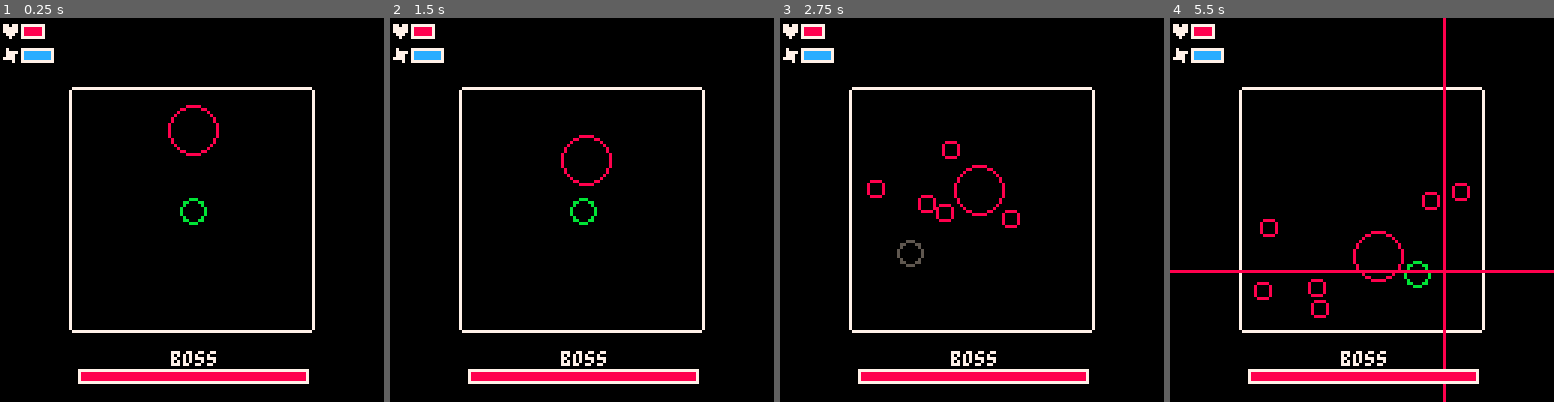
Above: before the commit, frames 1-4 (left to right).
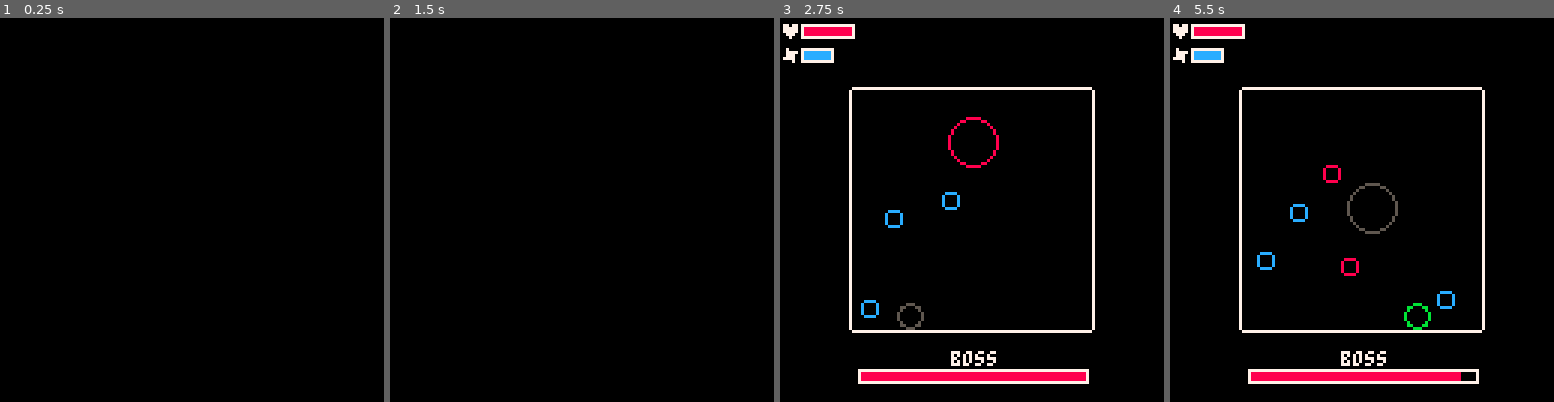
Above: after the commit, the same moments.

Repository: Aethari/Carts
Game: PICO-8 cartridge souls.p8
The game is run twice, just before and just after one commit, with the same random seed, the same clock (stepped at 60 frames per second) and the same inputs.
Inputs:
- Up to frame 1 (0.25 s): no input
- Up to frame 2 (1.5 s): tap X (X key) at 1.07 s
- Up to frame 3 (2.75 s): hold Left 1.97-2.37 s; tap X (X key) at 2.07, 2.4, 2.73 s; hold Down from 2.42 s (still down)
- Up to frame 4 (5.5 s): release Down at 2.82 s; hold Right 2.87-3.53 s; tap X (X key) every 0.33 s from 3.07 to 5.4 s; hold Up 3.58-4.08 s; hold Right 4.13-4.53 s; hold Down 4.58-5.08 s; hold Left from 5.13 s (still down)

The runs differ from the first frame. In frame 1, 5.7% of the frame differs, in the area x 0-83%, y 1-96%; in frame 2, 5.7%; in frame 3, 1.8%; in frame 4, 3.7%.

Commit message:
souls.p8: day 3 complete, working on menu

Diff:
--- a/souls.p8
+++ b/souls.p8
@@ -6,31 +6,32 @@
 
 --[[
 todo:
-- refactor cubes into one
-  single cube table, then
-  only add the cube to the
-  relevant table.
 - add a timer (5s countdown?)
   before anything can update
   in the _update function
-- stop player collision from
-  clipping into wall - when
-  collision is detected, set
-  player pos to be on the edge
-  of the wall
-- make the directions of the
-  random lasers always be in
-  different directions
-- make the random lasers shoot
-  in the player's general
-  direction?
+- find a way to telegraph which
+  attack will be used (draw in
+  gray several frames before
+  turning red)?
+- make a "quit run" menu item
+  which takes the player back
+  to the main menu
+- add a screen shake when the
+  player is hit
+- make the player's inv bar
+  (when they get hit) go
+  backwards instead of forwards
 
 other notes:
-- for player damage, just check
-  for collision with red pixels
 - for boss damage, just check
   for collision with blue
   pixels
+
+future improvements:
+- add a way for the player to
+  regain health
+- remove the corners on the
+  bars?
 ]]
 
 -- general functions
@@ -49,41 +50,18 @@
 end
 
 -- instance management
-enemies = {}
-friends = {}
+cubes = {}
+
+-- friend spawning timer
+ftmax = 540
+ft = ftmax
 
 -->8
--- friendly cube
-fc = {}
-fc.__index = fc
-
-function fc:update()
-end
-
-function fc:draw()
-end
-
-function fc:new(x,y)
-	local inst = {}
-	setmetatable(inst, fc)
-
-	inst.sprite = 1
-
-	inst.x = x
-	inst.y = y
-
-	inst.dir = rnd(360)
-
-	return inst
-end
-
-
--->8
--- enemy cube
-ec = {}
-ec.__index = ec
-
-function ec:update()
+-- cube base
+cube = {}
+cube.__index = cube
+
+function cube:update()
 	self.life -= 1
 
 	if self.life <= 0 then
@@ -127,7 +105,7 @@
 	self.y += dy
 end
 
-function ec:draw()
+function cube:draw()
 	local s = self.sprite
 	local x = self.x
 	local y = self.y
@@ -135,16 +113,16 @@
 	spr(s, x, y)
 end
 
-function ec:new(x,y)
+function cube:new(x,y,s)
 	local inst = {}
-	setmetatable(inst, ec)
-
-	inst.sprite = 2
+	setmetatable(inst, cube)
 
 	inst.x = x
 	inst.y = y
 
-	inst.speed = .9
+	inst.sprite = s
+
+	inst.speed = .8
 
 	inst.xdir = rnd(2)-1
 	inst.ydir = rnd(2)-1
@@ -161,24 +139,58 @@
 -- player
 p = {
 	x = 64,
-	y = 64,
+	y = 96,
 	dx = 0,
 	dy = 0,
 
 	col = 11,
 	inv = false,
+	-- the amount of frames that
+	-- the player is invincible
+	-- after getting hit
+	invmax = 100,
 
 	speed = .125,
 	maxspeed = .8,
 
-	mhp = 5,
-	hp = 5,
+	mhp = 15,
+	hp = 15,
 
 	mst = 10,
 	st = 10,
 
+	-- friend count
+	fc = 3,
+
 	dmg = 5
 }
+
+-- when the player is hit
+function p.hit()
+	p.hp -= 1
+
+	-- provide 2 seconds of
+	-- invincibility
+	p.inv = true
+	p.col = 13
+	p.invtimer = 0
+	p.runtimer = true
+end
+
+function p.spawnfriends()
+	for i=1, p.fc do
+		local fc = cube:new(
+			p.x-4,
+			p.y-4,
+			1
+		)
+		fc.life = randr(300,420)
+		add(cubes, fc)
+	end
+end
+
+function p.death()
+end
 
 function p.draw()
 	circ(p.x,p.y,4,p.col)
@@ -221,15 +233,15 @@
 
 	-- left/right collision
 	if
-		col(p.x-5, p.y) or
-		col(p.x-5, p.y+7)
+		col(p.x-5, p.y-4) or
+		col(p.x-5, p.y+4)
 	then
 		if p.dx < 0 then
 			p.dx = 0
 		end
 	elseif
-		col(p.x+5, p.y) or
-		col(p.x+5, p.y+7)
+		col(p.x+5, p.y-4) or
+		col(p.x+5, p.y+4)
 	then
 		if p.dx > 0 then
 			p.dx = 0
@@ -238,15 +250,15 @@
 
 	-- up/down collision
 	if
-		col(p.x, p.y-5) or
-		col(p.x+7, p.y-5)
+		col(p.x-4, p.y-5) or
+		col(p.x+4, p.y-5)
 	then
 		if p.dy < 0 then
 			p.dy = 0
 		end
 	elseif
-		col(p.x, p.y+5) or
-		col(p.x+7, p.y+5)
+		col(p.x-4, p.y+5) or
+		col(p.x+4, p.y+5)
 	then
 		if p.dy > 0 then
 			p.dy = 0
@@ -259,8 +271,9 @@
 		p.st > 0
 	then
 		p.inv = true
+		p.col = 5
 		p.st -= .225
-	else
+	elseif not p.runtimer then
 		p.inv = false
 		if p.st < p.mst then
 			p.st += .07
@@ -271,6 +284,35 @@
 	p.y += p.dy
 end
 
+function p.update()
+	if p.hp <= 0 then
+		p.death()
+	end
+
+	if p.runtimer then
+		if p.invtimer < p.invmax then
+			p.invtimer += 1
+		else
+			p.runtimer = false
+			p.invtimer = 0
+			p.inv = false
+		end
+	end
+
+	if not p.inv then
+		local hit = false
+		for y = p.y-4, p.y+4 do
+			for x = p.x-4, p.x+4 do
+				if pget(x,y) == 8 then
+					p.hit()
+					hit = true
+					break
+				end
+				if hit then break end
+			end
+		end
+	end
+end
 -->8
 -- boss
 b = {
@@ -291,6 +333,9 @@
 	atk = false,
 	canatk = false,
 	atktimer = 0,
+
+	inv = false,
+	invmax = 180,
 
 	-- a general purpose timer for
 	-- whatever you need it for
@@ -298,6 +343,9 @@
 	timermax = 0,
 	runtimer = false
 }
+
+function b.death()
+end
 
 function b.draw()
 	circ(b.x,b.y,8,b.col)
@@ -329,7 +377,7 @@
 	b.y += dy
 
 	if not b.atk then
-		if b.atktimer >= 100 then
+		if b.atktimer >= 115 then
 			b.canatk = true
 		end
 		b.atktimer += 1
@@ -342,24 +390,25 @@
 		local rand = rnd()
 
 		if rand < .3 then
-			local cnt = randr(3,5)
+			local cnt = randr(1,3)
 
 			for i=0,cnt do
-				local en = ec:new(
+				local en = cube:new(
 					b.x-3,
-					b.y-4
+					b.y-4,
+					2
 				)
-				add(enemies, en)
+				add(cubes, en)
 			end
 
 			b.atk = false
 			b.atktimer = 0
 		elseif rand < .5 then
-			b.timermax = 40
+			b.timermax = 64
 
 			b.atkpos = randr(
-				p.y-8,
-				p.y+8
+				p.y-16,
+				p.y+16
 			)
 
 			b.draw2 = true
@@ -368,16 +417,16 @@
 			b.atk = false
 			b.atktimer = 0
 		elseif rand < .7 then
-			b.timermax = 40
+			b.timermax = 64
 
 			b.atkpos = randr(
-				p.y-8,
-				p.y+8
+				p.y-16,
+				p.y+16
 			)
 
 			b.atkpos2 = randr(
-				p.x-8,
-				p.x+8
+				p.x-16,
+				p.x+16
 			)
 
 			b.draw3 = true
@@ -386,8 +435,8 @@
 			b.atk = false
 			b.atktimer = 0
 		elseif rand < .9 then
-			b.timermax = 40
-			local cnt = randr(2,5)
+			b.timermax = 64
+			local cnt = randr(2,4)
 
 			lasers = {}
 
@@ -404,29 +453,30 @@
 			b.atk = false
 			b.atktimer = 0
 		elseif rand < 1 then
-			b.timermax = 40
-
-			local cnt = randr(3,5)
+			b.timermax = 64
+
+			local cnt = randr(1,3)
 
 			for i=0,cnt do
-				local en = ec:new(
+				local en = cube:new(
 					b.x-3,
-					b.y-4
+					b.y-4,
+					2
 				)
-				add(enemies, en)
+				add(cubes, en)
 			end
 
 			b.atkpos = randr(
-				p.y-8,
-				p.y+8
+				p.y-16,
+				p.y+16
 			)
 
 			b.atkpos2 = randr(
-				p.x-8,
-				p.x+8
+				p.x-16,
+				p.x+16
 			)
 
-			cnt = randr(2,5)
+			cnt = randr(2,4)
 
 			lasers = {}
 
@@ -459,46 +509,126 @@
 			b.draw5 = false
 		end
 	end
-end
-
+
+	if b.hp <= 0 then
+		b.death()
+	end
+
+	if b.runinvtimer then
+		if b.invtimer < b.invmax then
+			b.invtimer += 1
+		else
+			b.runinvtimer = false
+			b.invtimer = 0
+			b.inv = false
+		end
+	end
+
+	if not b.inv then
+		local hit = false
+		for y = b.y-8, b.y+8 do
+			for x = b.x-8, b.x+8 do
+				if pget(x,y) == 12 then
+					b.hp -= p.dmg
+
+					b.inv = true
+					b.col = 5
+					b.invtimer = 0
+					b.runinvtimer = true
+					break
+				end
+				if hit then break end
+			end
+		end
+	end
+end
+
+-->8
+-- menu
+m = {
+	-- whether or not to update/
+	-- draw the menu
+	u = true,
+	d = true,
+}
+
+function m.update()
+	-- left/right
+	if btnp(0) then
+		m.u = false
+		m.d = false
+	elseif btnp(1) then
+	end
+
+	-- up/down
+	if btnp(2) then
+	elseif btnp(3) then
+	end
+end
+
+function m.draw()
+	cls(0)
+end
 -->8
 -- pico functions
-function _update60()
+function _init()
+	music(00)
+end
+
+function updategame()
+ -- spawn friends every 10
+ -- seconds
+ if ft >= ftmax then
+ 	p.spawnfriends()
+ 	ft = 0
+ else
+ 	ft = ft + 1
+ end
+
 	p.input()
 
-	foreach(friends, function(f)
-		f:update()
+	b.update()
+	foreach(cubes, function(c)
+		c:update()
+
+		if c.dead then
+			del(cubes, c)
+		end
 	end)
 
-	b.update()
-	foreach(enemies, function(e)
-		e:update()
-
-		if e.dead then
-			del(enemies, e)
-		end
-	end)
-
-	if p.inv then
-		p.col = 5
-	else
+	p.update()
+
+	if not p.inv then
 		p.col = 11
 	end
-end
-
-function _draw()
+
+	if not b.inv then
+		b.col = 8
+	end
+end
+
+function drawgame()
 	cls(0)
 
 	map(0,0,0,0,17,17)
 
 	b.draw()
-	foreach(friends, function(f)
-		f:draw()
-	end)
-
 	p.draw()
-	foreach(enemies, function(e)
-		e:draw()
+
+	if p.runtimer then
+		local percent = p.invtimer/p.invmax
+		local w = percent*8
+		line(
+			p.x-4,
+			p.y+6,
+			w+p.x-4,
+			p.y+6,
+			11
+		)
+	end
+
+	foreach(cubes, function(c)
+		c:draw()
 	end)
 
 	-- boss attacks
@@ -510,7 +640,8 @@
 			b.atkpos,
 			8
 		)
-	elseif b.draw3 then
+	end
+	if b.draw3 then
 		line(
 			0,
 			b.atkpos,
@@ -525,7 +656,8 @@
 			(b.timer*5),
 			8
 		)
-	elseif b.draw4 then
+	end
+	if b.draw4 then
 		foreach(lasers, function(l)
 			line(
 				b.x,
@@ -535,7 +667,6 @@
 				8
 			)
 		end)
-	elseif b.draw5 then
 	end
 
 	-- boss health
@@ -569,6 +700,23 @@
 	end
 	rect(7,10,p.mst+7,14,7)
 end
+
+function _update60()
+	if m.u then
+		m.update()
+	else
+		updategame()
+	end
+end
+
+function _draw()
+	if m.d then
+		m.draw()
+	else
+		drawgame()
+	end
+end
+
 __gfx__
 00000000000000000000000000000000000000000000000000000000000000000000000000000000000000000000000000000000000000000000000000000000
 0000000000cccc000088880000000000000000000000000000000000000000000000000000000000000000000000000000000000000000000000000000000000
@@ -718,7 +866,7 @@
 
 
 __gff__
-0004020000000000000000000000010000000000000000000000000000010001000000000000000000000000000001000000000000000000000000000000000000000000000000000000000000000000000000000000000000000000000000000000000000000000000000000000000000000000000000000000000000000000
+0000000000000000000000000000010000000000000000000000000000010001000000000000000000000000000001000000000000000000000000000000000000000000000000000000000000000000000000000000000000000000000000000000000000000000000000000000000000000000000000000000000000000000
 0000000000000000000000000000000000000000000000000000000000000000000000000000000000000000000000000000000000000000000000000000000000000000000000000000000000000000000000000000000000000000000000000000000000000000000000000000000000000000000000000000000000000000
 __map__
 0000000000000000000000000000000000000000000000000000000000000000000000000000000000000000000000000000000000000000000000000000000000000000000000000000000000000000000000000000000000000000000000000000000000000000000000000000000000000000000000000000000000000000
Not shown, changed: the music (__music__) section of souls.p8
Not shown, changed: the sound effects (__sfx__) section of souls.p8
Not shown, changed: Design.md
